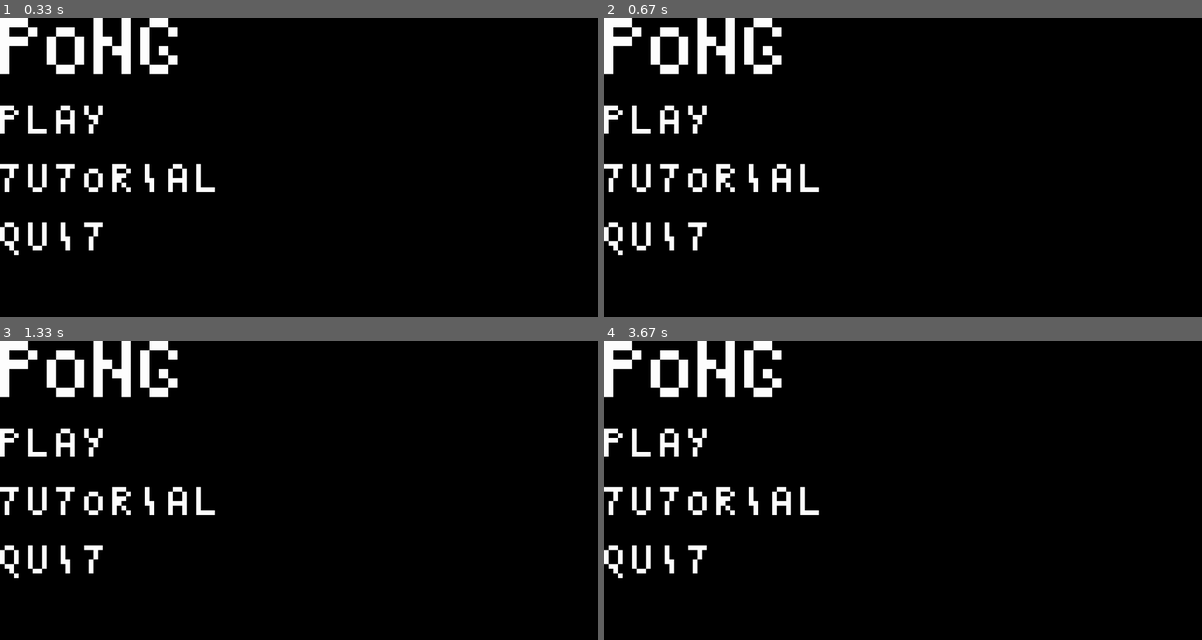
Above: before the commit, frames 1-4 (two rows, left to right).
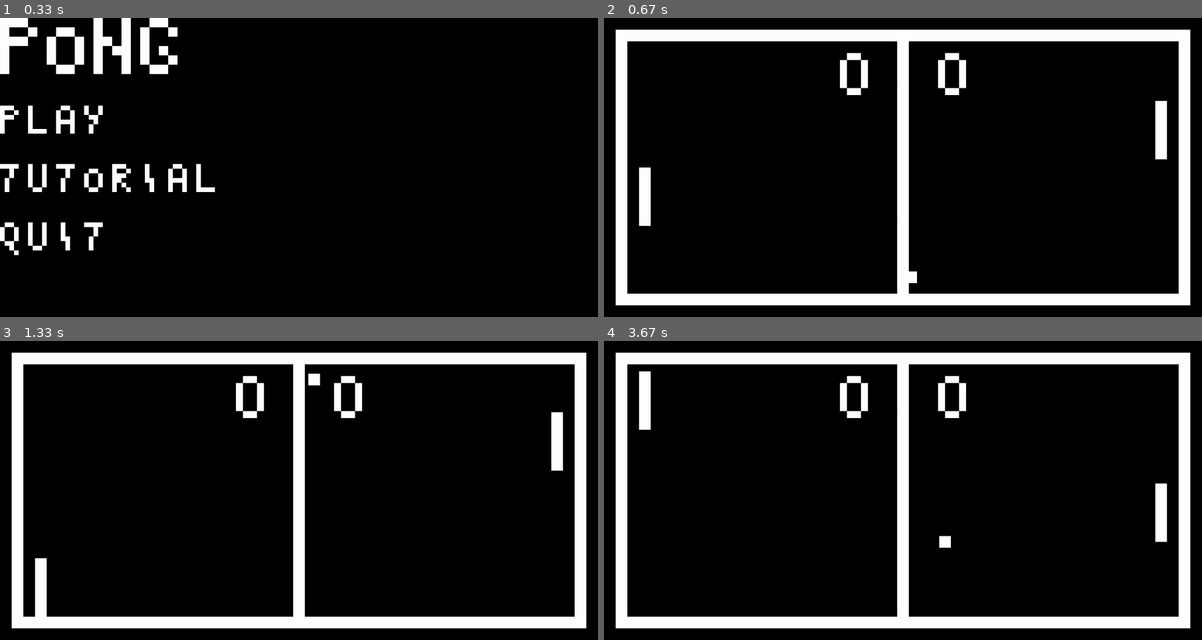
Above: after the commit, the same moments.

Repository: gresm/pygame_summer_2021_pong
Game: pygame game, started from main.py
Two runs of this game, one before a commit and one after it. Both use one fixed random seed, a clock stepped at 60 frames per second and the inputs below.
Inputs:
- Up to frame 1 (0.33 s): no input
- Up to frame 2 (0.67 s): tap Enter at 0.33 s
- Up to frame 3 (1.33 s): tap S at 0.67 s
- Up to frame 4 (3.67 s): tap W at 2 s; hold W from 3.33 s (still down); hold Up from 3.33 s (still down)

Frame 1 is identical in both runs. In frame 2, 18% of the frame differs, in the area x 0-99%, y 0-97%; in frame 3, 18%; in frame 4, 18%.

Commit message:
v0.2.7 menu upgrade

Diff:
--- a/pong_game.py
+++ b/pong_game.py
@@ -1,6 +1,5 @@
 from typing import Callable, List, Optional, Tuple, Union
 import pygame as pg
-import random as rd
 
 from assets.source.switch_case import switch, case
 from assets.images import sprite_sheet as sp_sh
@@ -413,17 +412,18 @@
 
 class Menu(Scene):
     settings = {"size": (512, 256), "scale": (1024, 512), "title": "Pong Menu", "icon": None,
-                "events_filter": {pg.MOUSEBUTTONDOWN}}
+                "events_filter": {pg.MOUSEBUTTONDOWN, pg.KEYDOWN}}
 
     def __init__(self, app):
         super(Menu, self).__init__(app)
         self.screen = pg.Surface(self.settings["size"])
         self.font = sp_sh.load_sprite_sheet("alphabet.png", "sprite_sheet.json", "box", 8)
         self.small_font = sp_sh.load_sprite_sheet("alphabet.png", "sprite_sheet.json", "box", 4)
-        self.title_rect: pg.Rect = ...
-        self.play_rect: pg.Rect = ...
-        self.tutorial_rect: pg.Rect = ...
-        self.quit_rect: pg.Rect = ...
+        self.title_rect: pg.Rect = pg.Rect(0, 0, 0, 0)
+        self.play_rect: pg.Rect = pg.Rect(0, 0, 0, 0)
+        self.tutorial_rect: pg.Rect = pg.Rect(0, 0, 0, 0)
+        self.quit_rect: pg.Rect = pg.Rect(0, 0, 0, 0)
+        self.option_selected: int = ...
         self.tile = "pong"
 
     def initialize(self):
@@ -436,7 +436,28 @@
         self.play_rect = self.render_text(self.screen, "play", (0, 75), 8, 0, self.small_font, True, 40)
         self.tutorial_rect = self.render_text(self.screen, "tutorial", (0, 125), 8, 0, self.small_font, True, 40)
         self.quit_rect = self.render_text(self.screen, "quit", (0, 175), 8, 0, self.small_font, True, 40)
+
+        if not isinstance(self.option_selected, int):
+            pass
+        elif self.option_selected == 0:
+            pg.draw.rect(self.screen, (255, 255, 255), self.play_rect, 5)
+        elif self.option_selected == 1:
+            pg.draw.rect(self.screen, (255, 255, 255), self.tutorial_rect, 5)
+        elif self.option_selected == 2:
+            pg.draw.rect(self.screen, (255, 255, 255), self.quit_rect, 5)
+        else:
+            self.option_selected %= 3
+
         return self.screen
+
+    def update(self):
+        mouse_pos = self.app.get_mouse_pos()
+        if self.play_rect.collidepoint(mouse_pos):
+            self.option_selected = 0
+        elif self.tutorial_rect.collidepoint(mouse_pos):
+            self.option_selected = 1
+        elif self.quit_rect.collidepoint(mouse_pos):
+            self.option_selected = 2
 
     def pong_title_easter_egg(self):
         if rd.randint(0, 10) == 10:
@@ -447,6 +468,12 @@
 
     def play(self):
         self.app.scene = self.app.game
+
+    def tutorial(self):
+        pass
+
+    def quit(self):
+        self.app.done = True
 
     def render_text(self, surface: pg.Surface, text: Union[List[str], str], pos: Tuple[int, int], right_offset: int,
                     down_offset: int, font: Optional[sp_sh.SpriteSheet] = None, calculate_offset: bool = False,
@@ -485,12 +512,29 @@
     def handle_event(self, event):
         if event.type == pg.MOUSEBUTTONDOWN:
             mouse_pos = self.app.get_mouse_pos()
+            if self.title_rect.collidepoint(mouse_pos):
+                self.pong_title_easter_egg()
             if self.play_rect.collidepoint(mouse_pos):
                 self.play()
-            if self.title_rect.collidepoint(mouse_pos):
-                self.pong_title_easter_egg()
+            if self.tutorial_rect.collidepoint(mouse_pos):
+                self.tutorial()
             if self.quit_rect.collidepoint(mouse_pos):
-                self.app.done = True
+                self.quit()
+        elif event.type == pg.KEYDOWN:
+            if not isinstance(self.option_selected, int):
+                self.option_selected = 0
+            if event.key == pg.K_DOWN or event.key == pg.K_s:
+                self.option_selected += 1
+            if event.key == pg.K_UP or event.key == pg.K_w:
+                self.option_selected -= 1
+
+            if event.key == pg.K_RETURN:
+                if self.option_selected == 0:
+                    self.play()
+                elif self.option_selected == 1:
+                    self.tutorial()
+                elif self.option_selected == 2:
+                    self.quit()
 
 
 class Tutorial(Scene):
